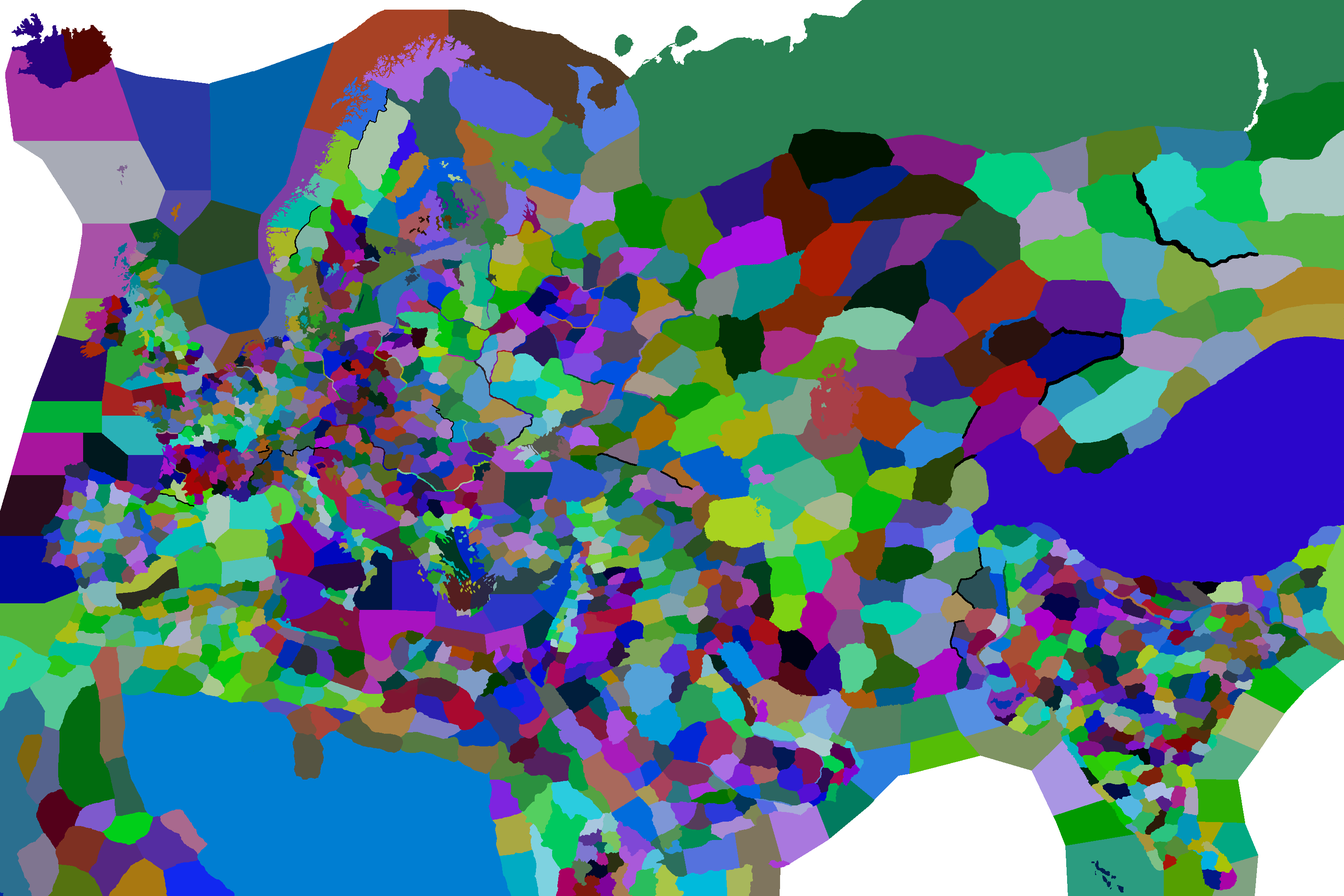
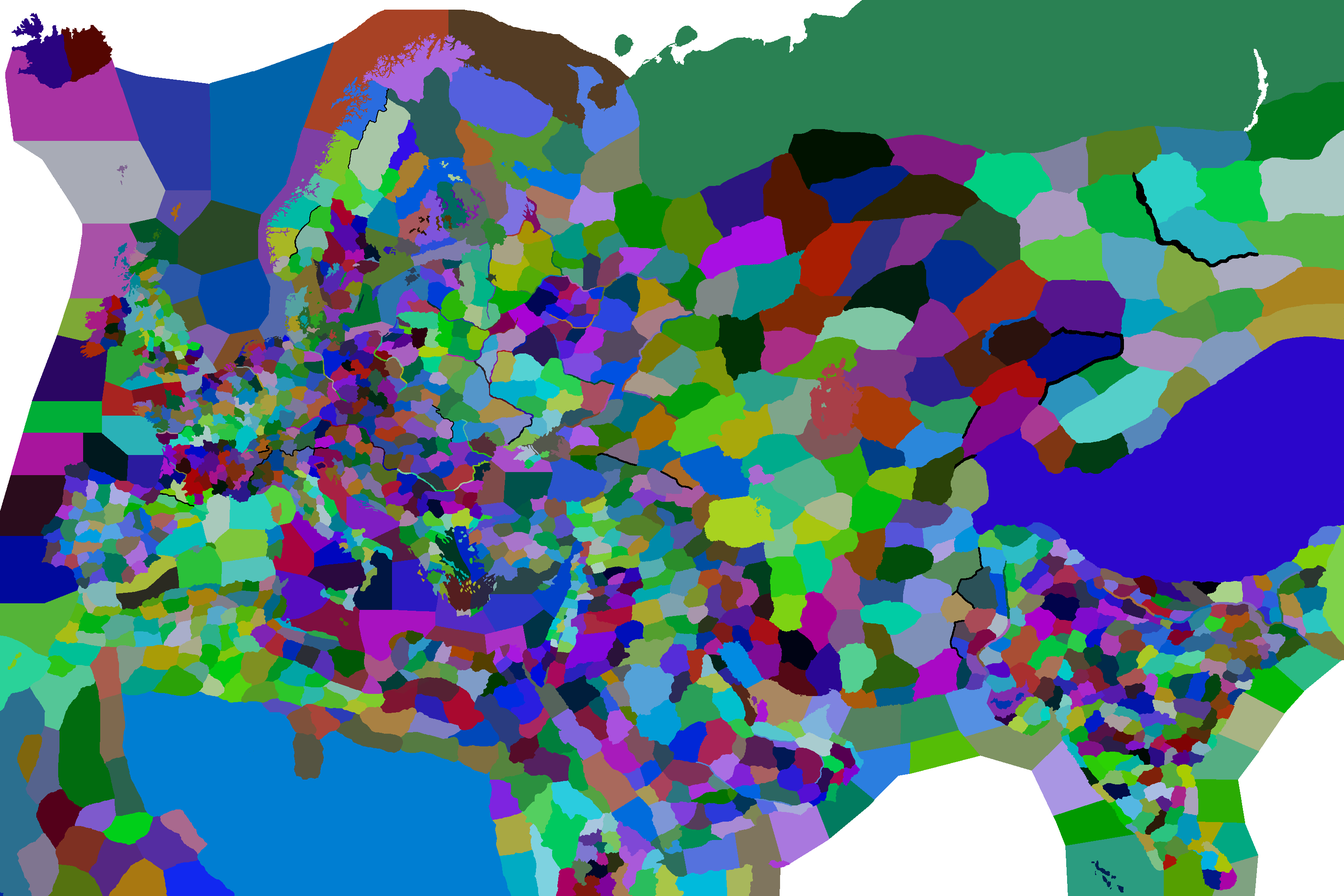
Comparing the layer stacks of the two 1344×896 images. Changes:
painted on "Wklejona warstwa" over [265, 646, 323, 677]
